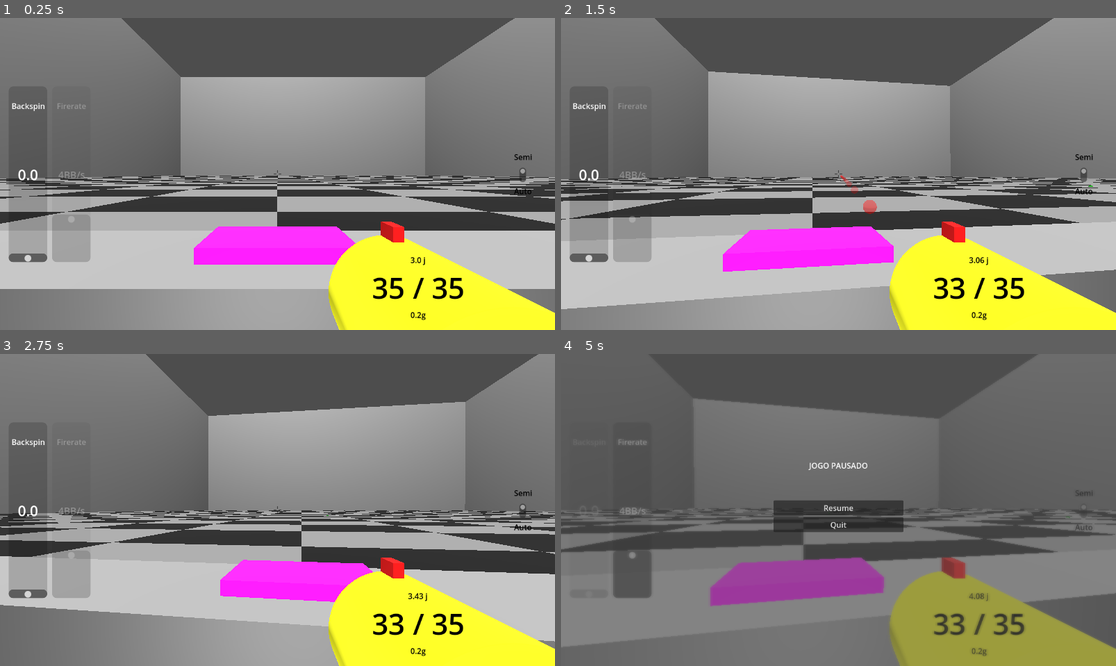
Above: before the commit, frames 1-4 (two rows, left to right).
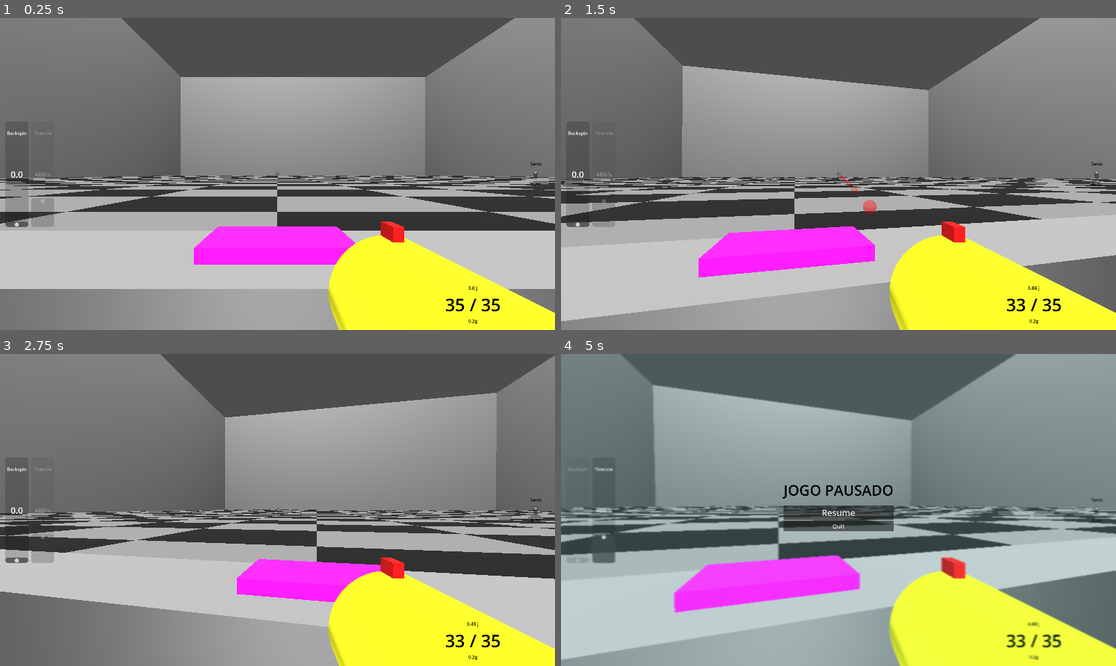
Above: after the commit, the same moments.

Repository: gabriel-guilherme/projeto-airsoft
Game: Godot game, scene res://3d/main.tscn
Two runs of this game, one before a commit and one after it. Both use one fixed random seed, a clock stepped at 60 frames per second and the inputs below.
Inputs (mouse positions are in pixels of both pictures, inside the frame that each line leads up to; where the layout moved, square brackets give the same spot in the first picture):
- Up to frame 1 (0.25 s): no input
- Up to frame 2 (1.5 s): click (1099, 174) [1082, 174] at 0.5 s; tap Enter at 1.25 s; move the mouse to (866, 174) at 1.27 s; press the mouse at (866, 174) at 1.28 s; hold E (energy_up) from 1.28 s (still down)
- Up to frame 3 (2.75 s): keep holding E (energy_up); tap Space (interact) at 2 s; move the mouse to (249, 510) at 2.02 s; release the mouse at (249, 510) at 2.03 s; right-click (249, 510) at 2.1 s
- Up to frame 4 (5 s): keep holding E (energy_up); tap Enter at 2.75, 4.25 s; move the mouse to (849, 503) at 2.77 s; hold Space (interact) 2.78-3.53 s; move the mouse to (832, 516) at 3.52 s; tap Shift (sprint) at 3.6 s; move the mouse to (877, 513) at 4.27 s; tap Middle mouse button (switch_bar) at 4.35 s; tap Escape (ui_cancel) at 4.9 s

The runs differ from the first frame. In frame 1, 3.0% of the frame differs, in the area x 0-98%, y 27-98%; in frame 2, 14%; in frame 3, 13%; in frame 4, 81%, in the area x 0-100%, y 0-100%.

Commit message:
window config

Diff:
--- a/3d/UI/PauseMenu/pause_menu.tscn
+++ b/3d/UI/PauseMenu/pause_menu.tscn
@@ -5,8 +5,8 @@
 
 [sub_resource type="ShaderMaterial" id="ShaderMaterial_3chrr"]
 shader = ExtResource("2_es0od")
-shader_parameter/blur_size = 2.0
-shader_parameter/tint_color = Vector4(0.3, 0.3, 0.3, 0.7)
+shader_parameter/blur_size = 1.0
+shader_parameter/tint_color = Vector4(0.2, 1.5, 1.5, 0.05)
 
 [node name="PauseMenu" type="CanvasLayer"]
 process_mode = 3
@@ -14,9 +14,9 @@
 
 [node name="ColorRect" type="ColorRect" parent="."]
 material = SubResource("ShaderMaterial_3chrr")
-offset_right = 1153.0
-offset_bottom = 648.0
-color = Color(0.247059, 0.247059, 0.247059, 1)
+offset_right = 1919.0
+offset_bottom = 1083.0
+color = Color(0.0627451, 0.615686, 0.588235, 1)
 
 [node name="VBoxContainer" type="VBoxContainer" parent="."]
 anchors_preset = 8
@@ -36,6 +36,8 @@
 layout_mode = 2
 size_flags_horizontal = 4
 size_flags_vertical = 0
+theme_override_colors/font_color = Color(0, 0, 0, 1)
+theme_override_font_sizes/font_size = 50
 text = "JOGO PAUSADO"
 horizontal_alignment = 1
 vertical_alignment = 1
@@ -43,12 +45,14 @@
 [node name="Resume" type="Button" parent="VBoxContainer"]
 layout_mode = 2
 size_flags_vertical = 10
+theme_override_font_sizes/font_size = 30
 text = "Resume
 "
 
 [node name="Quit" type="Button" parent="VBoxContainer"]
 layout_mode = 2
 size_flags_vertical = 2
+theme_override_font_sizes/font_size = 20
 text = "Quit
 "
 
--- a/project.godot
+++ b/project.godot
@@ -14,6 +14,12 @@
 run/main_scene="uid://b6bwvsi0a41c4"
 config/features=PackedStringArray("4.4", "Forward Plus")
 config/icon="res://icon.svg"
+
+[display]
+
+window/size/viewport_width=1920
+window/size/viewport_height=1080
+window/size/mode=3
 
 [global_group]
 
